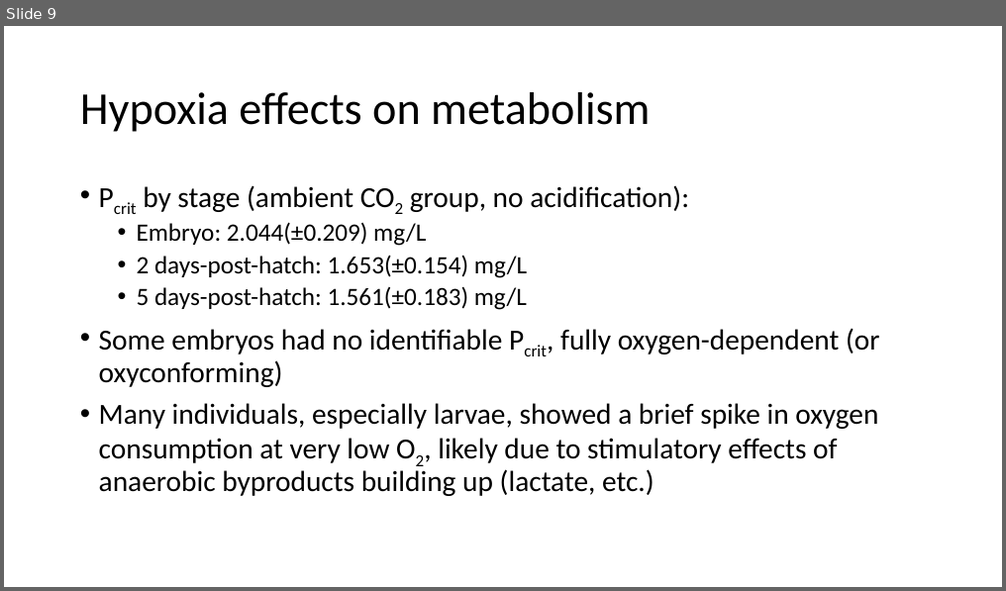
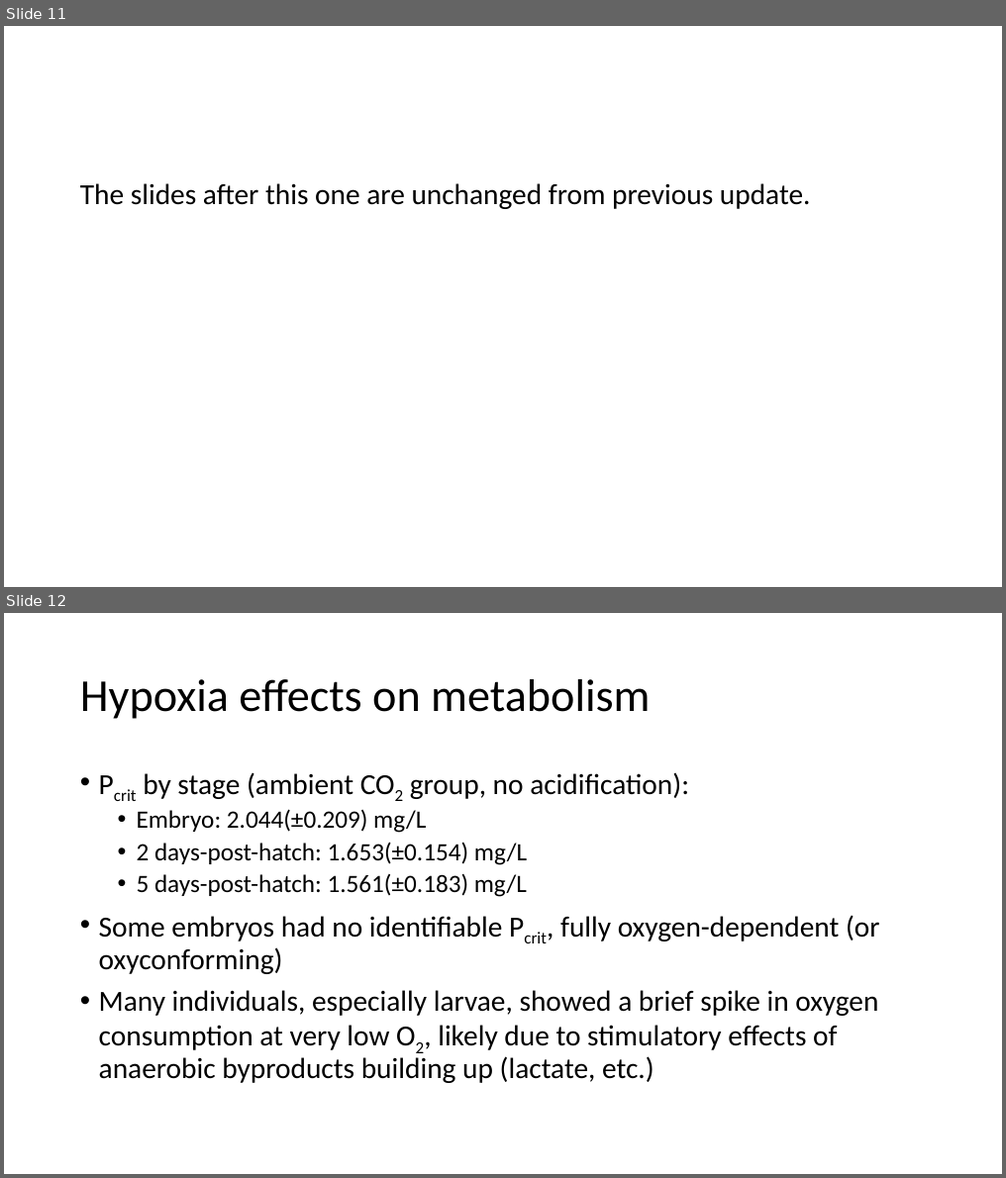
Before and after one commit to tschwemmer/MenidiaOA, a slide deck: DEBkiss results/Current version and updates.pptx. Shown one above the other, each under a label of ours: slide 9 before the commit, slides 11 and 12 after it. The pictures are 1006x591 and 1006x1178 pixels, drawn with LibreOffice and Linux fonts; fonts in the diff are those of the drawing. Boxes give left, top, right and bottom in pixels: in the first picture for what was removed or moved away, otherwise in the second. Text is boxed around its words. In the diff, an @@ line names an element or a change of style, - is before the commit and + after.

```diff
--- a/DEBkiss results/Current version and updates.pptx
+++ b/DEBkiss results/Current version and updates.pptx
@@ slide 11 added at (x1=4, y1=26, x2=1002, y2=587), background #FFFFFF @@
@@ text added at (x1=80, y1=183, x2=811, y2=209), 28 pt, text #000000 @@
+The slides after this one are unchanged from previous update.
@@ what was slide 9 is now slide 12 @@
```
Also in this commit, not shown: 7 slides changed, 3 other slides added, 2 slides removed, 1 other file.
